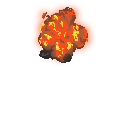
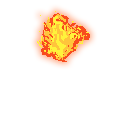
Before/after of a (128, 128) layered artwork. What changed in the layer stack:
hid "4" over (30, 2, 97, 67)
showed "3" over (37, 11, 90, 62)
